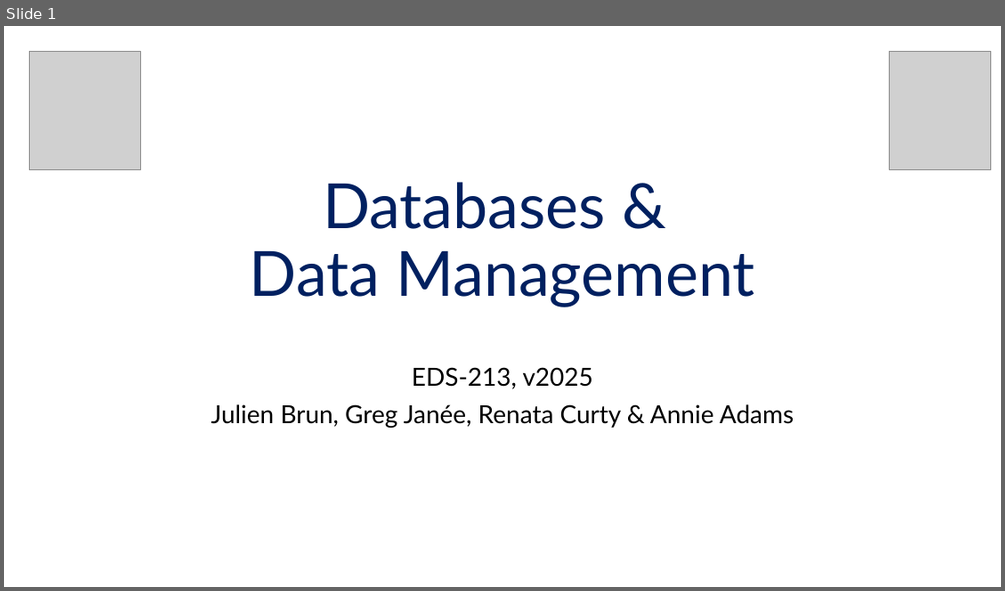
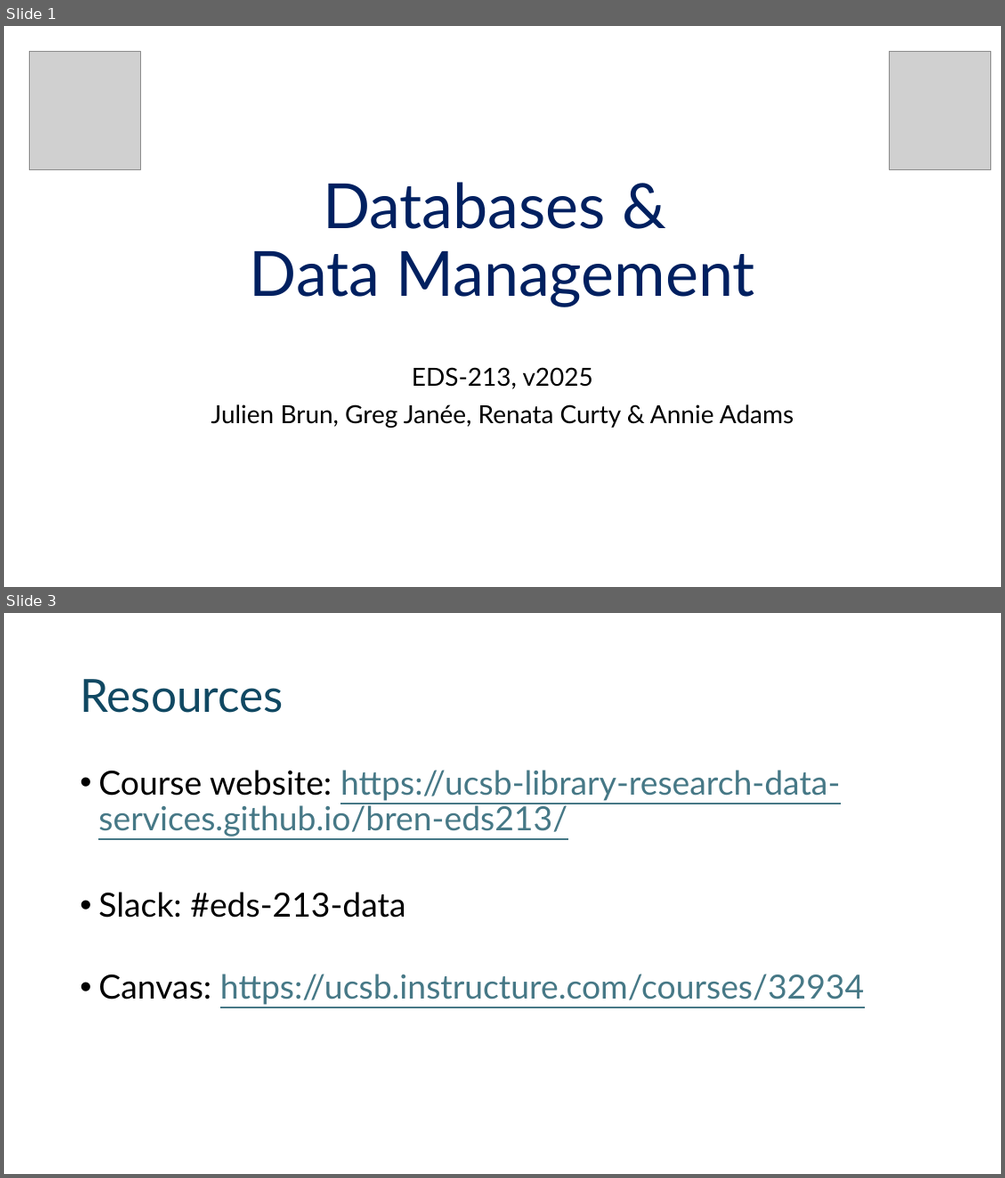
Before and after one commit to UCSB-Library-Research-Data-Services/bren-eds213, a slide deck: modules/week01/eds-213_intro.pptx. Shown one above the other, each under a label of ours: slide 1 before the commit, slides 1 and 3 after it; the slides between them are not shown. The pictures are 1005x591 and 1005x1178 pixels, drawn with LibreOffice and Linux fonts; fonts in the diff are those of the drawing; grey boxes stand for pictures. Boxes give left, top, right and bottom in pixels: in the first picture for what was removed or moved away, otherwise in the second. Text is boxed around its words. In the diff, an @@ line names an element or a change of style, - is before the commit and + after.

```diff
--- a/modules/week01/eds-213_intro.pptx
+++ b/modules/week01/eds-213_intro.pptx
@@ slide 3 added at box(4, 613, 1001, 1174), background #FFFFFF @@
@@ title added at box(80, 679, 283, 713), 44 pt, text #104862 @@
+Resources
@@ text added at box(98, 770, 864, 1005), 32 pt, text #467886, underline @@
+• Course website: https://ucsb-library-research-data-services.github.io/bren-eds213/
+• Slack: #eds-213-data
+• Canvas: https://ucsb.instructure.com/courses/32934
```
Also in this commit, not shown: 12 slides changed.
